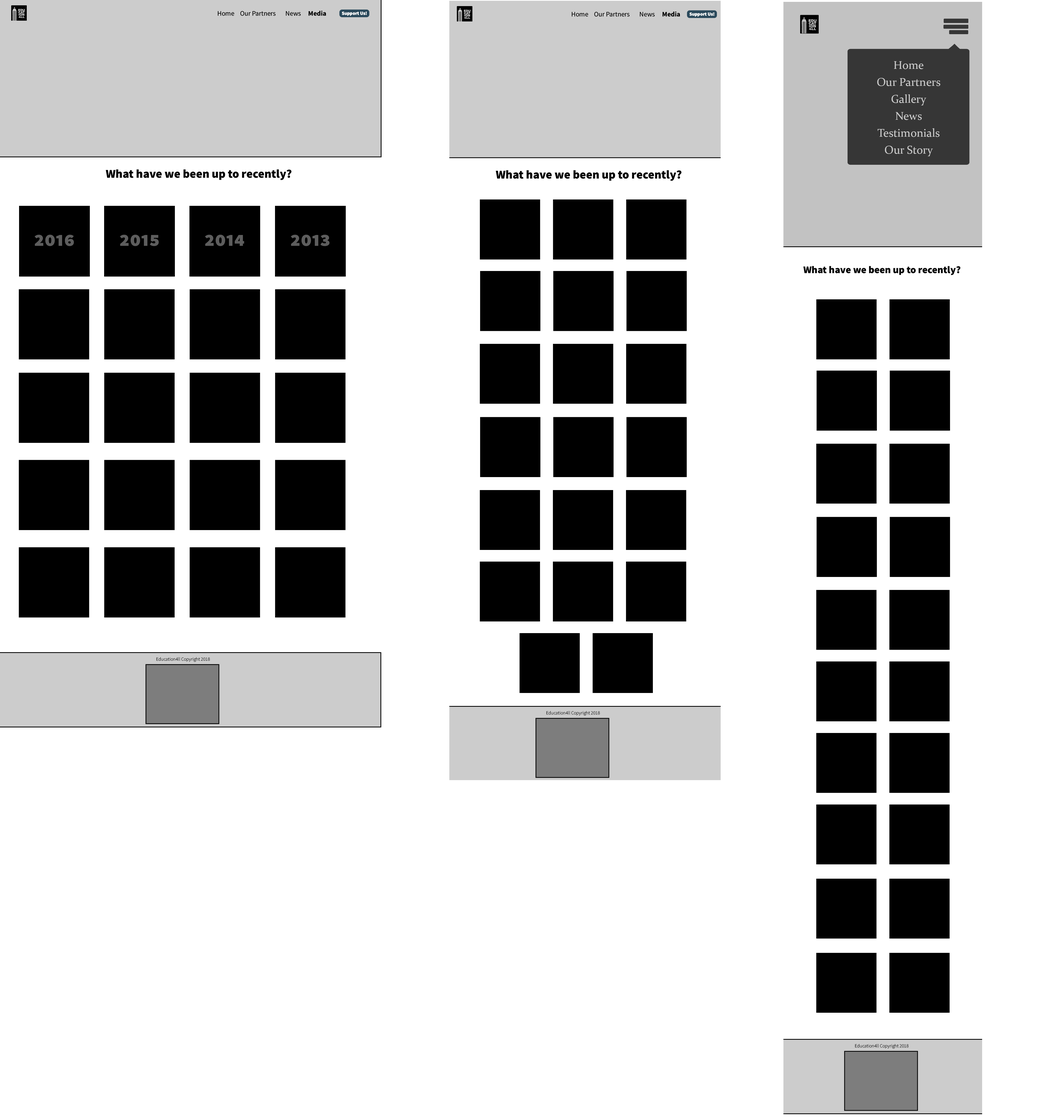
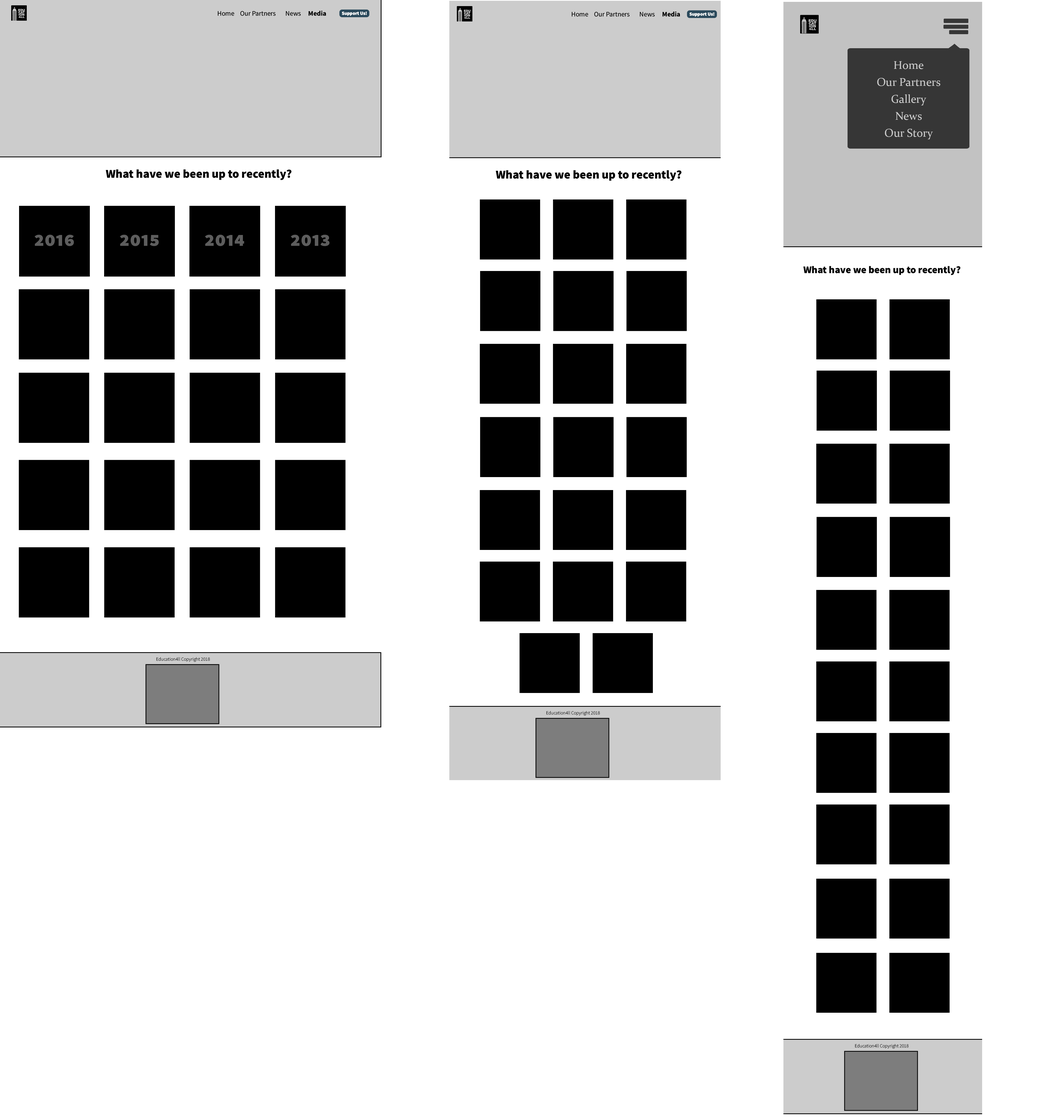
Layer changes from the first 1064 × 1120 image to the second:
renamed "Home Our Partners Gallery News Testimonials Our Story" to "Home Our Partners Gallery News Our Story", painted on it over [877, 128, 941, 157]
painted on "Menu Bar" (2nd of 4, in "Mobile" › "Title Bar" › "Menu Bar") over [847, 43, 970, 165]
